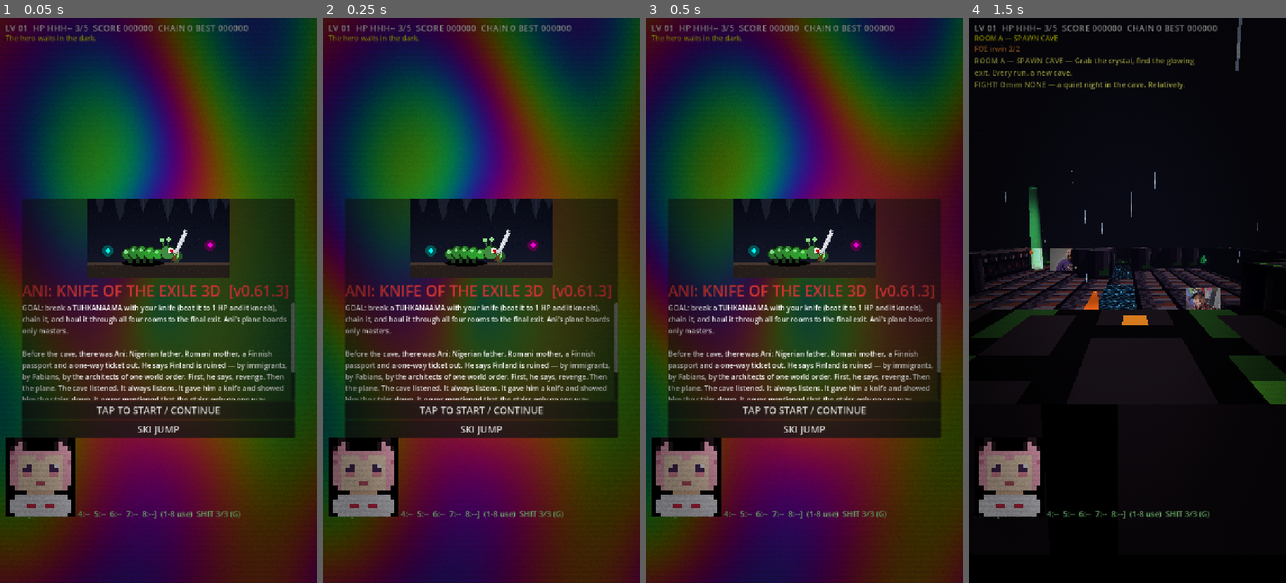
Above: before the commit, frames 1-4 (left to right).
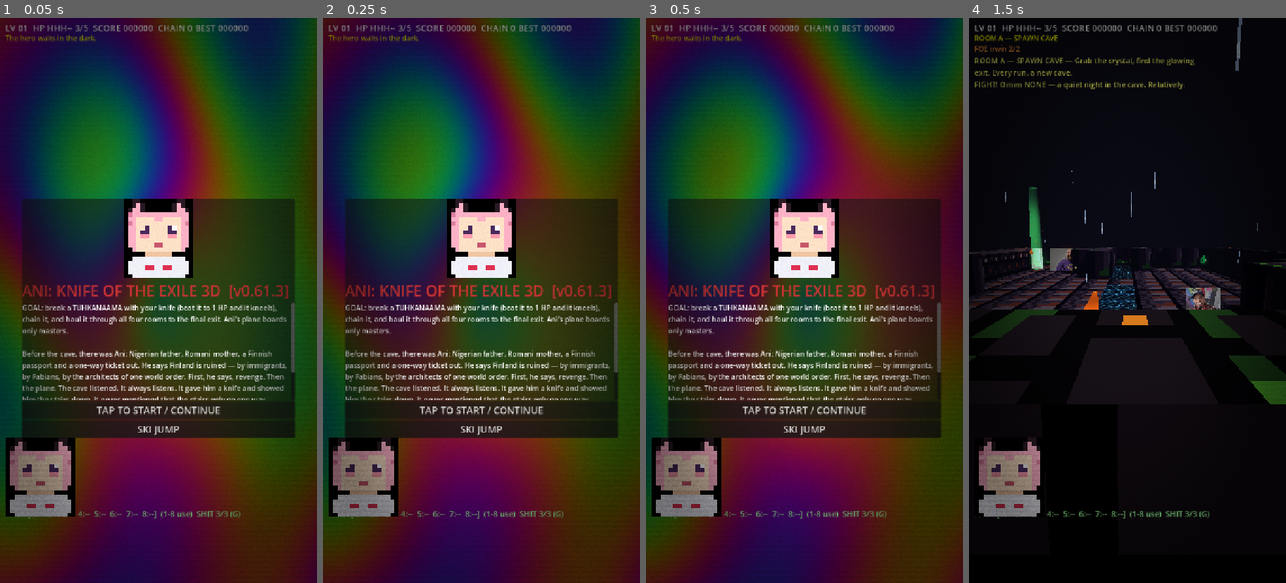
Above: after the commit, the same moments.

Repository: taistelupelto-rgb/tuomon-oma-videopeli
Game: Godot game, scene res://main.tscn
The game is run twice, just before and just after one commit, with the same random seed, the same clock (stepped at 60 frames per second) and the same inputs. Sound files missing from this copy of the repository are replaced by a short silence.
Inputs:
- Up to frame 1 (0.05 s): no input
- Up to frame 2 (0.25 s): no input
- Up to frame 3 (0.5 s): no input
- Up to frame 4 (1.5 s): click "TAP TO START / CONTINUE" at 0.5 s; click "SKIP >>" at 1.25 s

The runs differ from the first frame. In frame 1, 6.0% of the frame differs, in the area x 27-73%, y 32-46%; in frame 2, 6.0%; in frame 3, 6.0%; in frame 4, nothing differs.

Commit message:
feat: delete caterpillar, femboy front and center

Diff:
--- a/assets/voices/voices_text.gd
+++ b/assets/voices/voices_text.gd
@@ -150,7 +150,7 @@
 	"boss_taunt_03.ogg": "Minions! Rise and feed with me!",
 	"boss_taunt_04.ogg": "Charge what I cannot understand. You.",
 	"boss_taunt_05.ogg": "The Mother fed me exits. Still hungry.",
-	"boss_taunt_06.ogg": "Your collar awaits, little caterpillar.",
+	"boss_taunt_06.ogg": "Your collar awaits, little runaway.",
 	"boss_taunt_07.ogg": "Gold hide, iron heart. Try harder.",
 	"boss_taunt_08.ogg": "This gullet is my kennel. Kneel.",
 	"boss_die_01.ogg": "Kind... kill... I remember... good...",
--- a/main.gd
+++ b/main.gd
@@ -1,5 +1,5 @@
 extends Node3D
-# CATERPILLAR: Knife of the Mother 3D — Godot remake.
+# ANI: Knife of the Exile 3D — Godot remake.
 # Concept kept from bridge-runner.html: seeded cave rooms, modifiers,
 # elites, spikes, permadeath, knife combat, crystals, exit, cave warden.
 # Single scene, everything built in code. GDScript only, web-safe.
@@ -3153,7 +3153,7 @@
 	minimap.game = self
 	title_panel = _overlay(layer, "ANI: KNIFE OF THE EXILE 3D  [" + BUILD_TAG + "]", LORE_GOAL + "\n\n" + LORE_INTRO + "\n\nTap or ENTER to spawn. ENTER/tap cave | SKI JUMP button or J. Left thumb move, right stick to look, KNIFE hold to slash, G shit bomb, M mute.")
 	var title_tex := TextureRect.new()
-	title_tex.texture = load("res://assets/caterpillar.png") as Texture2D
+	title_tex.texture = load("res://assets/femboy.png") as Texture2D
 	title_tex.custom_minimum_size = Vector2(560, 180)
 	title_tex.stretch_mode = TextureRect.STRETCH_KEEP_ASPECT_CENTERED
 	title_tex.expand_mode = TextureRect.EXPAND_FIT_WIDTH_PROPORTIONAL
@@ -3209,12 +3209,6 @@
 	cs_faces.alignment = BoxContainer.ALIGNMENT_CENTER
 	cs_faces.add_theme_constant_override("separation", 24)
 	cs_vb.add_child(cs_faces)
-	var cs_mom := TextureRect.new()
-	cs_mom.texture = load("res://assets/caterpillar.png") as Texture2D
-	cs_mom.custom_minimum_size = Vector2(140, 110)
-	cs_mom.stretch_mode = TextureRect.STRETCH_KEEP_ASPECT_CENTERED
-	cs_mom.expand_mode = TextureRect.EXPAND_IGNORE_SIZE
-	cs_faces.add_child(cs_mom)
 	var cs_hero := TextureRect.new()
 	cs_hero.texture = load("res://assets/femboy.png") as Texture2D
 	cs_hero.custom_minimum_size = Vector2(110, 110)
Binary file removed: assets/caterpillar.png
Not shown, changed: assets/voices/lines.tsv
Not shown, added: assets/voices/voices_text.gd.uid
Not shown, changed: icon.svg.import
Not shown, added: main.gd.uid
Not shown, added: minimap.gd.uid
Not shown, added: ski_jump.gd.uid
Not shown, changed: .github/workflows/web-export.yml
Not shown, changed: AGENTS.md
Not shown, changed: README.md
